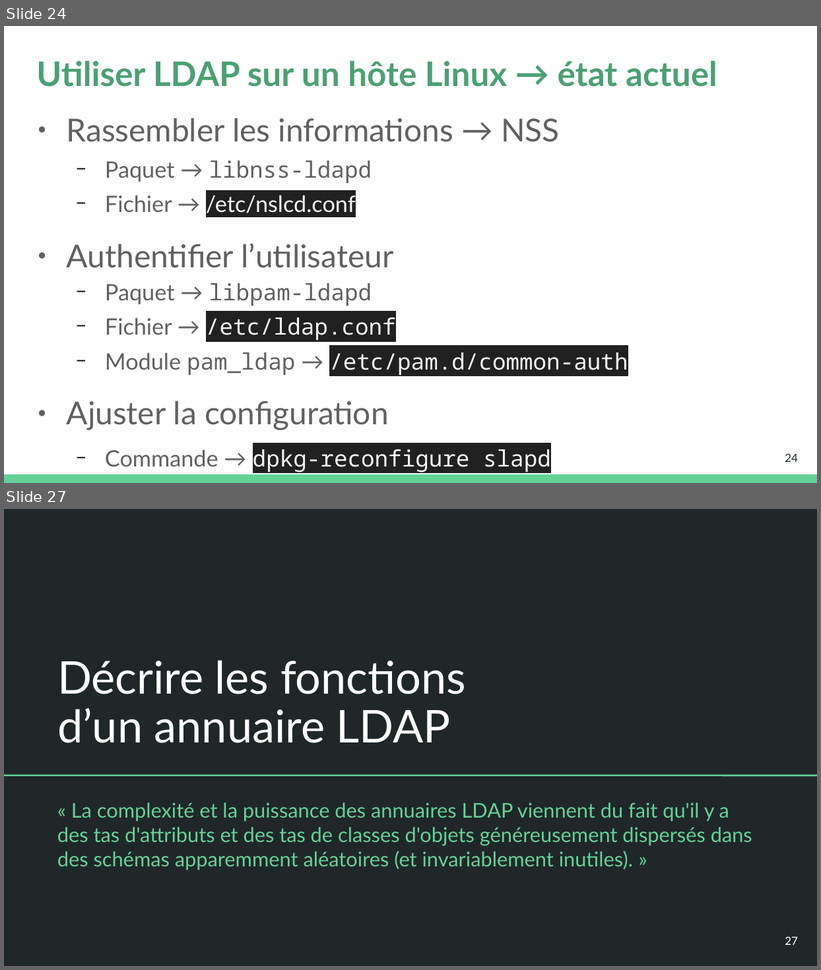
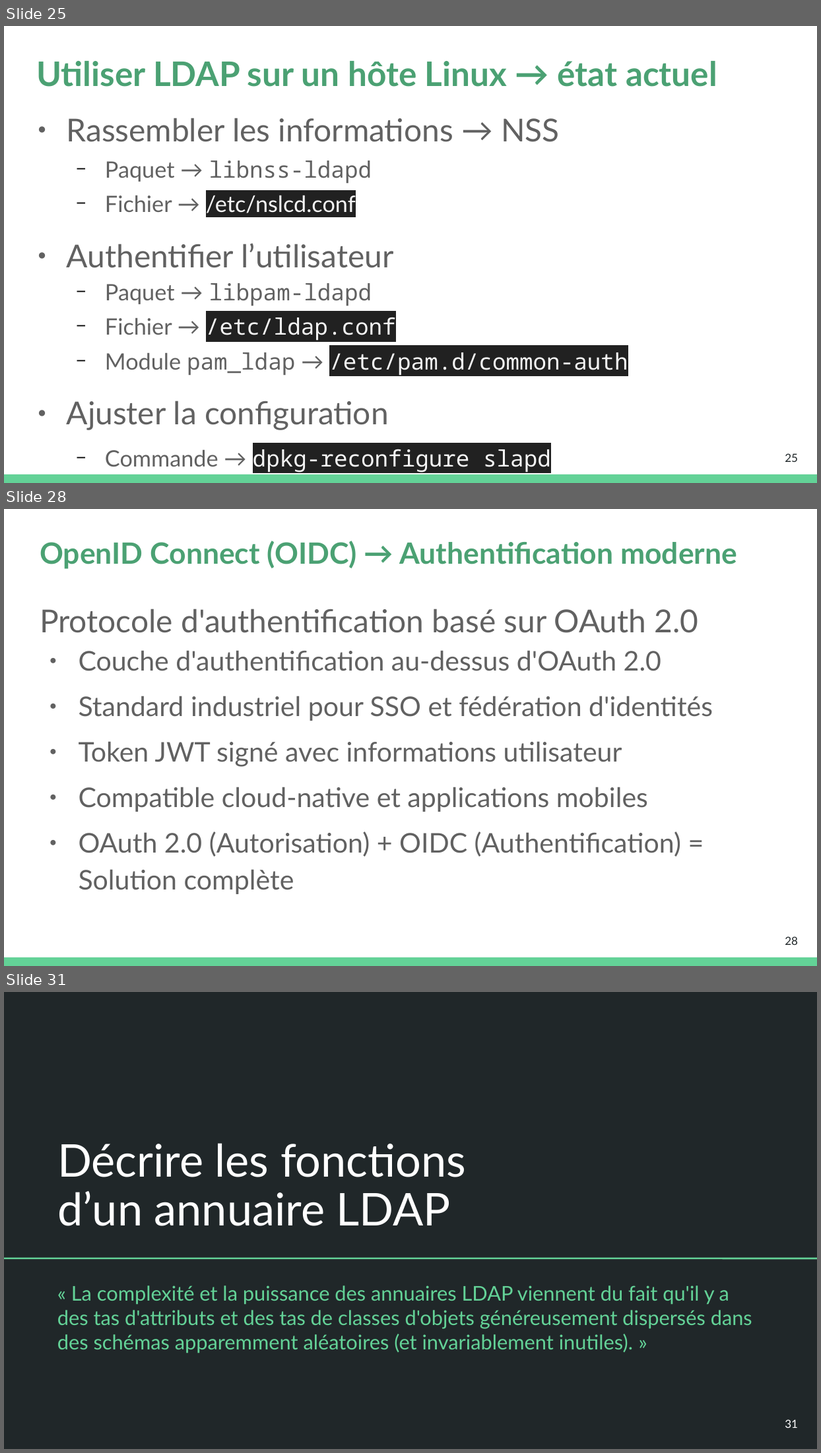
Before and after one commit to platu/inetdoc, a slide deck: presentations/asr-c3/c3-m1-asr.odp. Shown one above the other, each under a label of ours: slides 24 and 27 before the commit, slides 25, 28 and 31 after it; the slides between them are not shown. The pictures are 821x970 and 821x1453 pixels, drawn with LibreOffice and Linux fonts; fonts in the diff are those of the drawing. Boxes give left, top, right and bottom in pixels: in the first picture for what was removed or moved away, otherwise in the second. Text is boxed around its words. In the diff, an @@ line names an element or a change of style, - is before the commit and + after.

Commit message:
Révision des 3 supports de cours Admin Sys Réseaux
. Corrections typos
. Actualisation séance 3 avec ajout OIDC
. Version intermédiaire support TP iSCSI jusqu'à la section RAID 1

```diff
--- a/presentations/asr-c3/c3-m1-asr.odp
+++ b/presentations/asr-c3/c3-m1-asr.odp
@@ slide 28 added at (x1=4, y1=509, x2=817, y2=966), background #FFFFFF; not listed: 1 template element that a slide beside it also shows @@
@@ title added at (x1=40, y1=541, x2=737, y2=569), 26 pt, text #4BA173, bold @@
+OpenID Connect (OIDC) → Authentification moderne
@@ text added at (x1=40, y1=609, x2=713, y2=894), 24 pt, text #616161 @@
+Protocole d'authentification basé sur OAuth 2.0
+● Couche d'authentification au-dessus d'OAuth 2.0
+● Standard industriel pour SSO et fédération d'identités
+● Token JWT signé avec informations utilisateur
+● Compatible cloud-native et applications mobiles
+● OAuth 2.0 (Autorisation) + OIDC (Authentification) = Solution complète
@@ page number added at (x1=785, y1=937, x2=798, y2=945), 10 pt, text #202729 @@
+28
@@ what was slide 24 is now slide 25 @@
@@ page number at (x1=785, y1=454, x2=798, y2=462): text changed @@
-24
+25
@@ what was slide 27 is now slide 31 @@
@@ page number at (x1=785, y1=1420, x2=798, y2=1428): text changed @@
-27
+31
```
Also in this commit, not shown: 6 slides changed, 3 other slides added, 3 other files.
